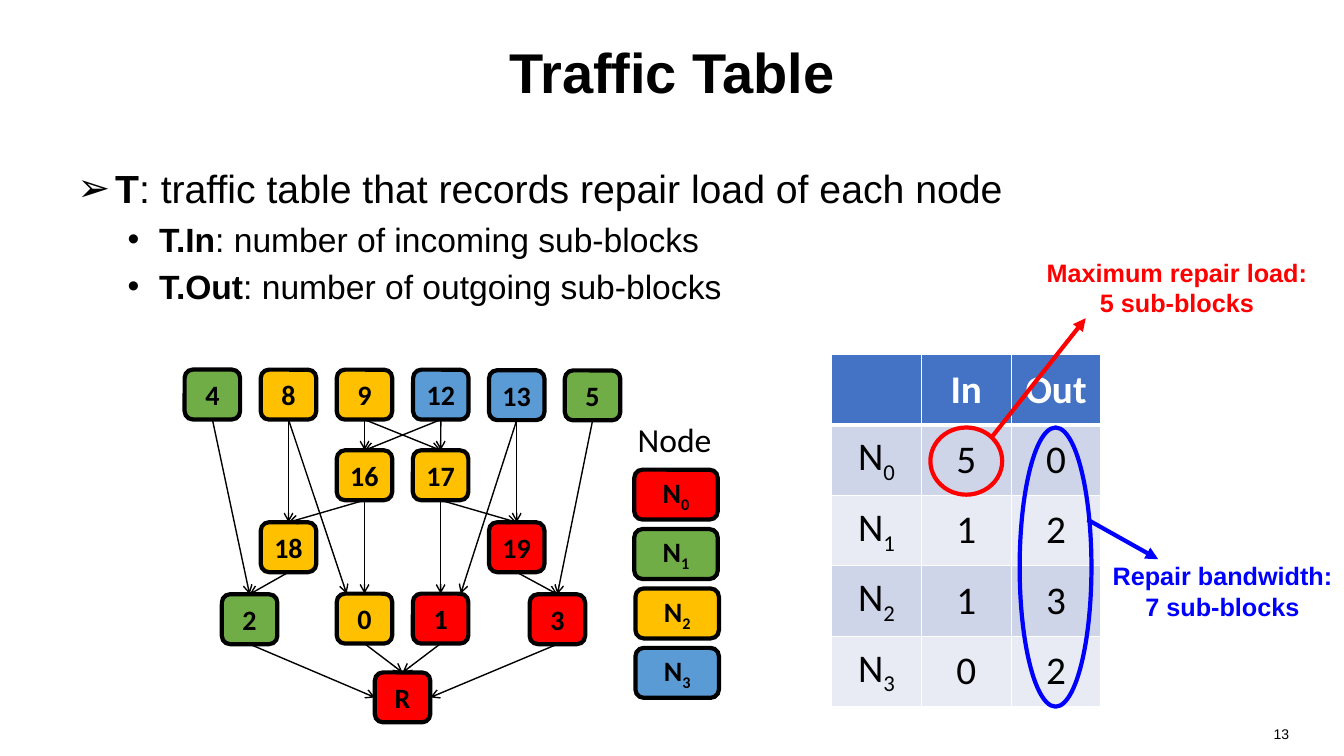
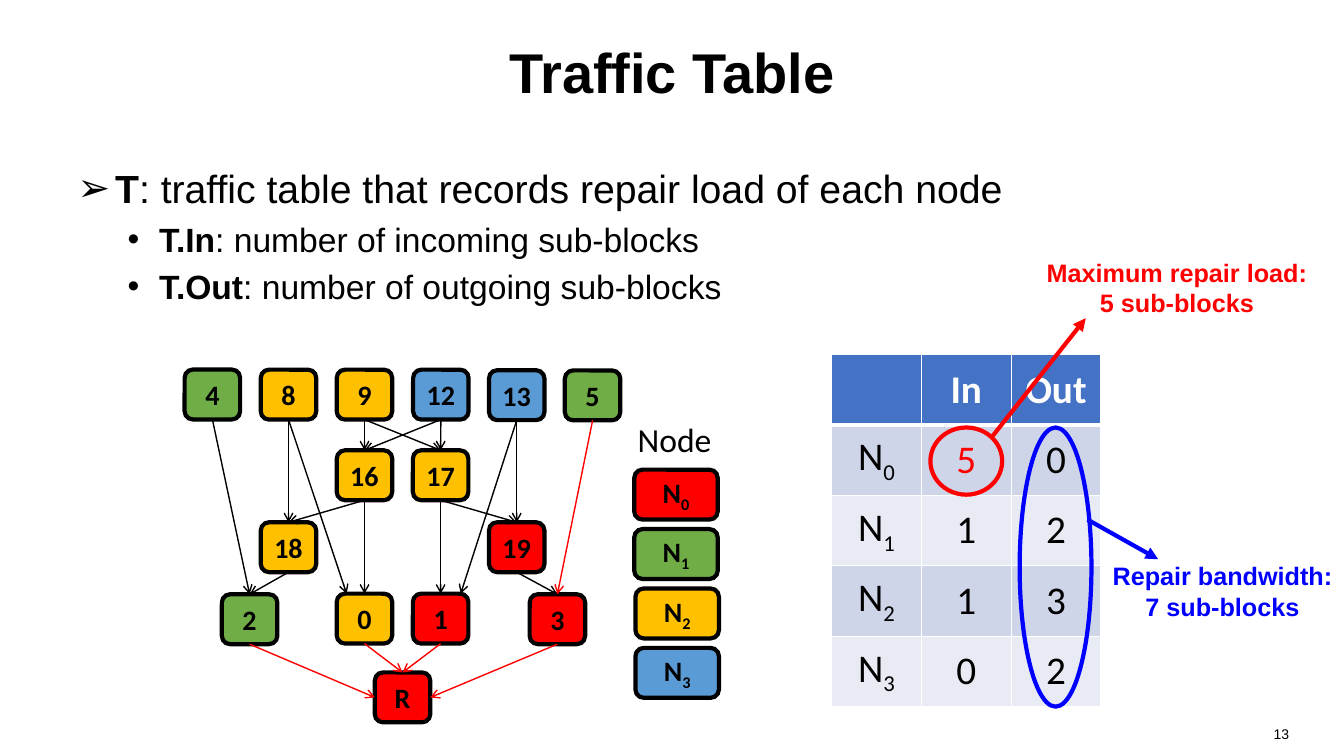
Before and after one commit to keyuncheng/keyuncheng.github.io, a slide deck: slide 13 of files/publications/fast23pararc.pptx. Drawn at 1344x756 pixels with LibreOffice and Linux fonts; fonts in the diff are those of the drawing. Boxes give left, top, right and bottom in pixels: in the first picture for what was removed or moved away, otherwise in the second. Text is boxed around its words. In the diff, an @@ line names an element or a change of style, - is before the commit and + after.

```diff
--- a/files/publications/fast23pararc.pptx
+++ b/files/publications/fast23pararc.pptx
@@ table at (x1=832, y1=355, x2=1101, y2=707) @@
@@ text colour #000000 to #FF0000 in "5" @@
@@ arrow (593, 420) - (558, 595): stroke #000000 1 pt to #FF0000 1 pt @@
@@ arrow (250, 644) - (375, 698): stroke #000000 1 pt to #FF0000 1 pt @@
@@ arrow (365, 644) - (402, 673): stroke #000000 1 pt to #FF0000 1 pt @@
@@ arrow (441, 644) - (402, 673): stroke #000000 1 pt to #FF0000 1 pt @@
@@ arrow (558, 644) - (431, 698): stroke #000000 1 pt to #FF0000 1 pt @@
```
Also in this commit, not shown: 1 other slide changed, 1 other file.
